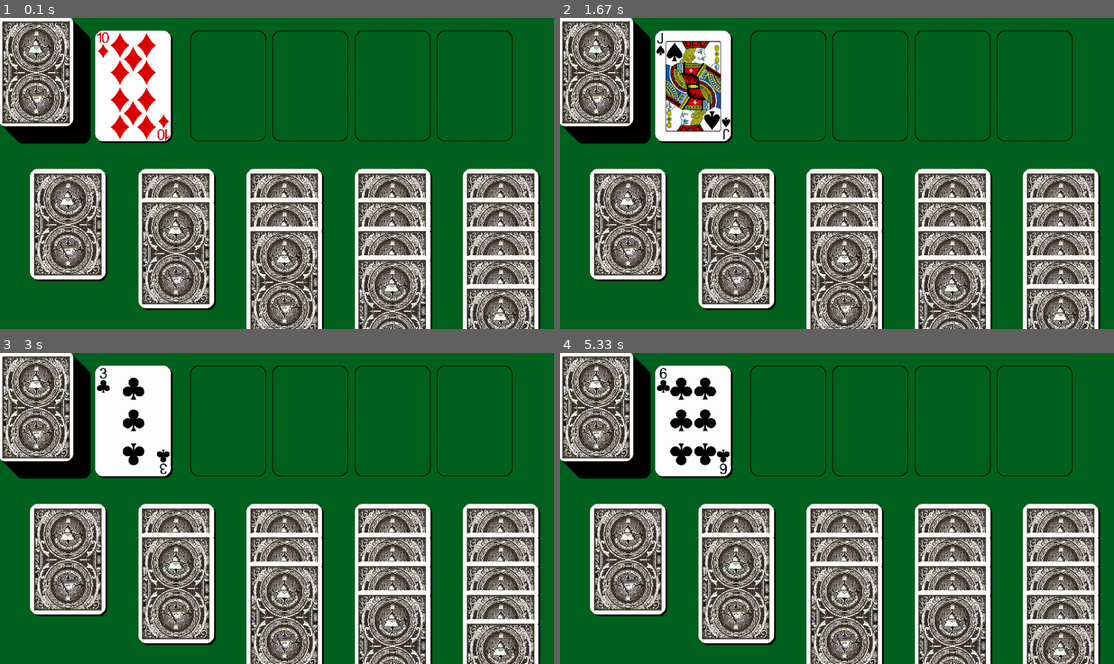
Above: before the commit, frames 1-4 (two rows, left to right).
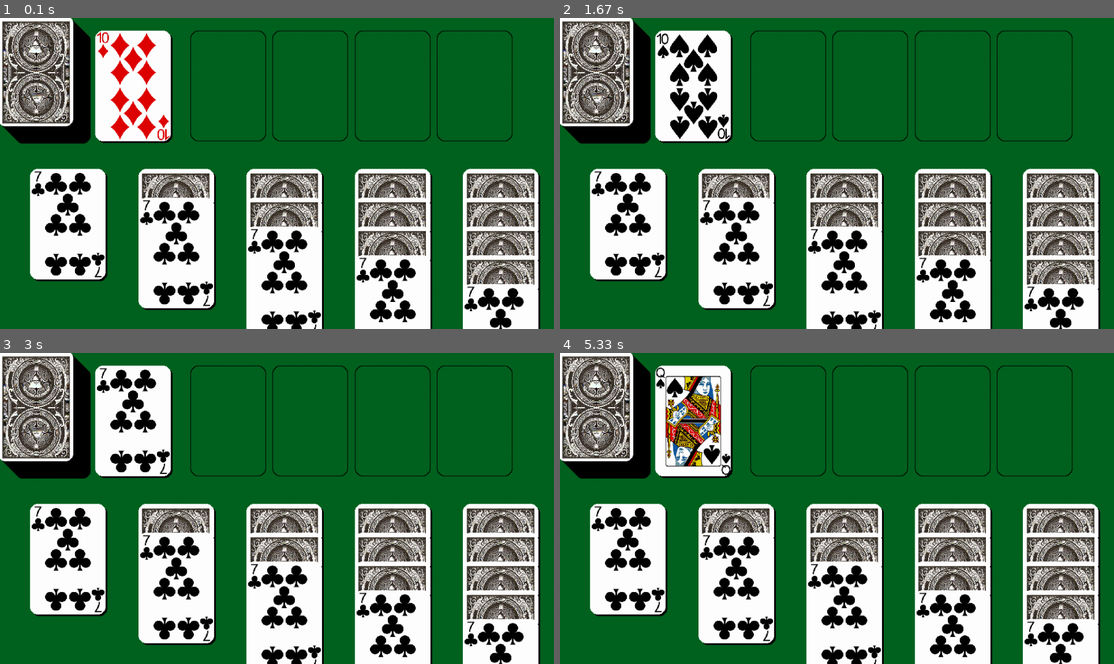
Above: after the commit, the same moments.

Repository: unluckycord/NewPygame
Game: pygame game, started from Main.py
The game is run twice, just before and just after one commit, with the same random seed, the same clock (stepped at 60 frames per second) and the same inputs.
Inputs (mouse positions are in pixels of both pictures, inside the frame that each line leads up to):
- Up to frame 1 (0.1 s): no input
- Up to frame 2 (1.67 s): press the mouse at (704, 176) at 0.37 s; move the mouse to (798, 207) at 0.47 s; release the mouse at (892, 241) at 0.6 s; press the mouse at (704, 176) at 0.7 s; move the mouse to (803, 189) at 0.8 s; release the mouse at (903, 201) at 0.93 s; press the mouse at (704, 176) at 1.03 s; move the mouse to (759, 213) at 1.13 s; release the mouse at (809, 254) at 1.27 s; press the mouse at (704, 176) at 1.37 s; move the mouse to (842, 198) at 1.47 s; release the mouse at (981, 223) at 1.6 s
- Up to frame 3 (3 s): press the mouse at (144, 511) at 1.7 s; move the mouse to (304, 548) at 1.8 s; release the mouse at (470, 589) at 1.93 s; press the mouse at (144, 511) at 2.03 s; move the mouse to (265, 483) at 2.13 s; release the mouse at (393, 452) at 2.27 s; press the mouse at (144, 511) at 2.37 s; move the mouse to (271, 471) at 2.47 s; release the mouse at (398, 430) at 2.6 s; press the mouse at (144, 511) at 2.7 s; move the mouse to (149, 483) at 2.8 s; release the mouse at (155, 452) at 2.93 s
- Up to frame 4 (5.33 s): press the mouse at (704, 511) at 3.03 s; move the mouse to (687, 567) at 3.13 s; release the mouse at (670, 623) at 3.27 s; press the mouse at (704, 511) at 3.37 s; move the mouse to (715, 520) at 3.47 s; release the mouse at (726, 533) at 3.6 s; press the mouse at (704, 511) at 3.7 s; move the mouse to (853, 545) at 3.8 s; release the mouse at (1008, 583) at 3.93 s; press the mouse at (704, 511) at 4.03 s; move the mouse to (753, 461) at 4.13 s; release the mouse at (803, 415) at 4.27 s; press the mouse at (704, 511) at 4.37 s; move the mouse to (704, 536) at 4.47 s; release the mouse at (698, 561) at 4.6 s; press the mouse at (704, 511) at 4.7 s; move the mouse to (670, 483) at 4.8 s; release the mouse at (632, 452) at 4.93 s; press the mouse at (704, 511) at 5.03 s; move the mouse to (870, 527) at 5.13 s; release the mouse at (1036, 545) at 5.27 s

The runs differ from the first frame. In frame 1, 16% of the frame differs, in the area x 5-97%, y 49-100%; in frame 2, 18%, in the area x 5-97%, y 4-100%; in frame 3, 17%; in frame 4, 18%.

Commit message:
added card objects that now are created when rendered

Diff:
--- a/Card.py
+++ b/Card.py
@@ -1,9 +1,14 @@
 import pygame,Assets
 class Card:
-    def __init__(self, rankandsuit,cardlocationx,cardlocationy,card):
+    def __init__(self, rankandsuit,cardlocationx,cardlocationy,card,cardUpOrDown):
         self.rankandsuit = rankandsuit
-        self.rank = int(self.rankandsuit[0:1])
-        self.suit = self.rankandsuit[1:]
+        self.cardUpOrDown = cardUpOrDown.upper()
+        if(len(self.rankandsuit) == 2):
+            self.rank = int(self.rankandsuit[0:1])
+            self.suit = self.rankandsuit[1:]
+        else:
+            self.rank = int(self.rankandsuit[0:2])
+            self.suit = self.suit = self.rankandsuit[2:]
         self.card = card
         self.cardlocationx=cardlocationx
         self.cardlocationy=cardlocationy
--- a/DealCards.py
+++ b/DealCards.py
@@ -19,6 +19,9 @@
     ListOfCards.listOfActiveCards = ListOfCards.LISTOFALLDEFAULTCARDS
 def drawCardFromDeck():
     tempVal = ListOfCards.listOfActiveCards[0]
+    tempValObj = ListOfCards.cardStackOject[0]
     ListOfCards.listOfActiveCards.append(tempVal)
     ListOfCards.listOfActiveCards.pop(0)
+    ListOfCards.cardStackOject.append(tempValObj)
+    ListOfCards.cardStackOject.pop(0)
     return tempVal
--- a/GameLoop.py
+++ b/GameLoop.py
@@ -1,6 +1,6 @@
 from array import *
 from random import choice, randint
-import pygame,Assets,math,time,PaintGame,Card,DealCards
+import pygame,Assets,math,time,PaintGame,Card,DealCards,ListOfCards
 
 def start():
     prevTime = time.time()
@@ -11,19 +11,27 @@
     renderCheck = False
     DealCards.shuffle()
     currentCard = DealCards.drawCardFromDeck()
-    testCard = Card.Card(currentCard,400,400, None)
+    testCard = Card.Card(currentCard,400,400, None, "UP")
+    ListOfCards.cardStackOject.clear()
+    for i in range(28):
+        ListOfCards.tableau.append(ListOfCards.listOfActiveCards[0])
+        ListOfCards.listOfActiveCards.pop(0)
+    for i in range(len(ListOfCards.listOfActiveCards)):
+        ListOfCards.cardStackOject.append(Card.Card(ListOfCards.listOfActiveCards[i], 400,400, None, "DOWN"))
 
     while run:
-        print(testCard.rank,testCard.suit)
+        print(ListOfCards.cardStackOject[0].rankandsuit)
         nowDraw = pygame.time.get_ticks()
-        mouseInput = pygame.mouse.get_pressed()
-        if mouseInput == (1, 0, 0) and (nowDraw - currentTick  >= 100):
+        for event in pygame.event.get():
+            if event.type == pygame.QUIT:
+                run = False
+            mouseInput = pygame.mouse.get_pressed()
+        if mouseInput == (1, 0, 0) and (nowDraw - currentTick  >= 300):
             currentCard = DealCards.drawCardFromDeck()
             renderCheck = True
             currentTick = nowDraw
         else:
             renderCheck = False
-        #print("current tick = ", currentTick, "now draw = ", nowDraw, "difference check = ", nowDraw - currentTick)
         PaintGame.drawWindow(renderCheck, testCard, currentCard)
         keysPressed = pygame.key.get_pressed()
         currentTime = time.time()
@@ -32,11 +40,6 @@
 
         mousex, mousey = pygame.mouse.get_pos()
 
-        for event in pygame.event.get():
-            if event.type == pygame.QUIT:
-                run = False
-            #checks for click, does not work outside of loop
-            pass
         pygame.display.update()
 
     pygame.quit()
--- a/ListOfCards.py
+++ b/ListOfCards.py
@@ -17,6 +17,7 @@
 listOfSpentCards = []
 tableau = []
 cardStack = []
+cardStackOject = ["thing to be removed"]
 LISTOFALLDEFAULTCARDS = ["2s", "2d", "2h", "2c",
                      "3s", "3d", "3h", "3c",
                      "4s", "4d", "4h", "4c",
--- a/PaintGame.py
+++ b/PaintGame.py
@@ -32,24 +32,23 @@
         for f in range(i):
             pygame.draw.rect(Assets.WIN, Assets.BLACK, (cardlocationx+(4*Assets.scalingVal)+(250*Assets.scalingVal*i),cardlocationy+(4*Assets.scalingVal)+(50*f), Assets.CARDWIDTH,Assets.CARDHEIGHT),width=0, border_radius=13)
             pygame.draw.rect(Assets.WIN, Assets.WHITE, (cardlocationx+(250*Assets.scalingVal*i),cardlocationy+(50*f), Assets.CARDWIDTH,Assets.CARDHEIGHT),width=0, border_radius=13)
-            if(f < i):
+            if(f < i-1):
                 Assets.WIN.blit(Assets.cardback_black, (cardlocationx+(9*Assets.scalingVal)+(i*250*Assets.scalingVal),cardlocationy+(11*Assets.scalingVal)+(f*50)))
+            elif(f == i-1):
+                Assets.WIN.blit(Assets.sevenc, (cardlocationx+(i*250*Assets.scalingVal),cardlocationy+(f*50)))
 
-
-def drawWindow(renderCheck, testCard,currentCard):
+def drawWindow(renderCheck, activeCard,currentCard):
     cardloctionx, cardlocationy = 220*Assets.scalingVal,30*Assets.scalingVal
     stackLocationX, stackLocationY = 30*Assets.scalingVal,30*Assets.scalingVal
     #testCard = Card.Card(DealCards.randomRankAndSuit(),cardloctionx,cardlocationy)
 
     Assets.WIN.fill(Assets.GREEN)
-    #Draws Rectanle taking in window size, color,
-    #as well as a tuple containing x, y, then width and height
     if renderCheck:
         newval= currentCard
-        testCard.setCard(newval)
-        testCard.rankandsuit=newval
+        activeCard.setCard(newval)
+        activeCard.rankandsuit=newval
     #print(testCard.rankandsuit, renderCheck)
-    drawCard(cardloctionx,cardlocationy,testCard.card)
+    drawCard(cardloctionx,cardlocationy,activeCard.card)
     drawDeckOfCards(stackLocationX,stackLocationY)
     drawCardStackLocation()
     drawTableau()
